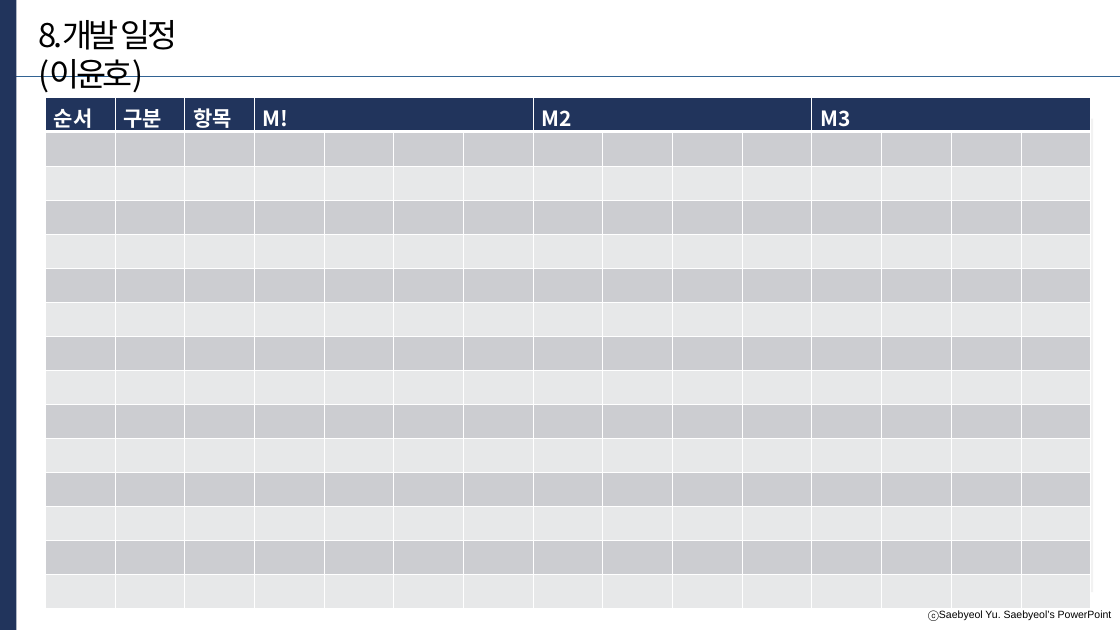
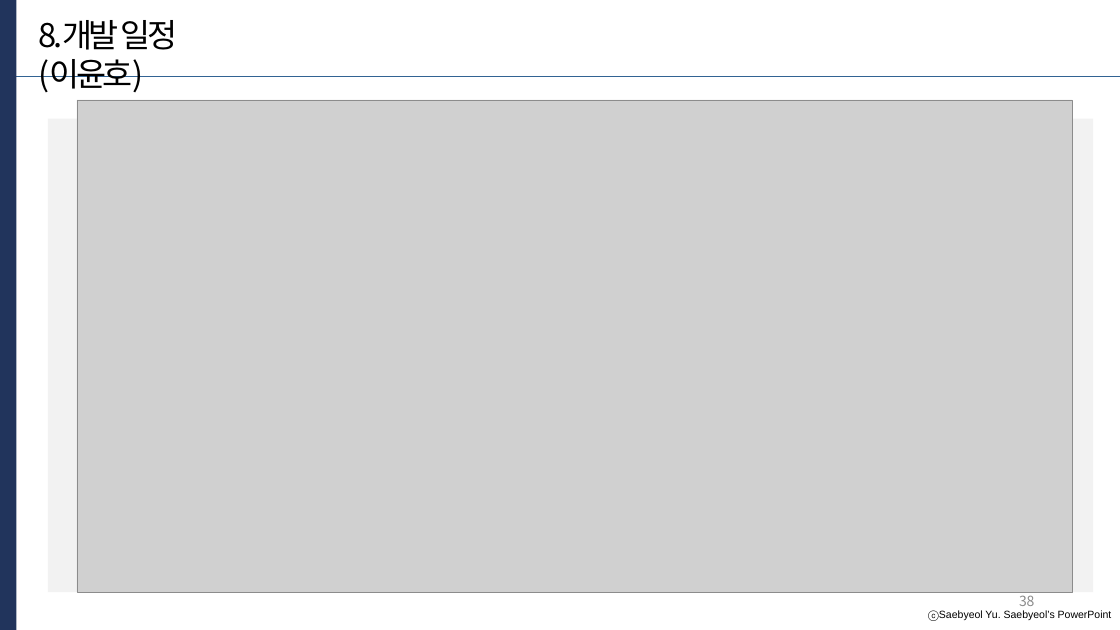
Before and after one commit to developerYHLee/University_Homework, a slide deck: slide 38 of 기말과제.pptx. Drawn at 1120x630 pixels with LibreOffice and Linux fonts; fonts in the diff are those of the drawing; grey boxes stand for pictures. Boxes give left, top, right and bottom in pixels: in the first picture for what was removed or moved away, otherwise in the second. Text is boxed around its words. In the diff, an @@ line names an element or a change of style, - is before the commit and + after.

```diff
--- a/기말과제.pptx
+++ b/기말과제.pptx
@@ table removed at <box>45,98,1091,609</box>, 15 rows, 15 columns @@
-순서 | 구분 | 항목 | M! |  |  |  | M2 |  |  |  | M3 |  |  | 
- |  |  |  |  |  |  |  |  |  |  |  |  |  | 
- |  |  |  |  |  |  |  |  |  |  |  |  |  | 
- |  |  |  |  |  |  |  |  |  |  |  |  |  | 
- |  |  |  |  |  |  |  |  |  |  |  |  |  | 
- |  |  |  |  |  |  |  |  |  |  |  |  |  | 
- |  |  |  |  |  |  |  |  |  |  |  |  |  | 
- |  |  |  |  |  |  |  |  |  |  |  |  |  | 
- |  |  |  |  |  |  |  |  |  |  |  |  |  | 
- |  |  |  |  |  |  |  |  |  |  |  |  |  | 
- |  |  |  |  |  |  |  |  |  |  |  |  |  | 
- |  |  |  |  |  |  |  |  |  |  |  |  |  | 
- |  |  |  |  |  |  |  |  |  |  |  |  |  | 
- |  |  |  |  |  |  |  |  |  |  |  |  |  | 
- |  |  |  |  |  |  |  |  |  |  |  |  |  | 
@@ picture added at <box>77,100,1073,592</box> @@
```
